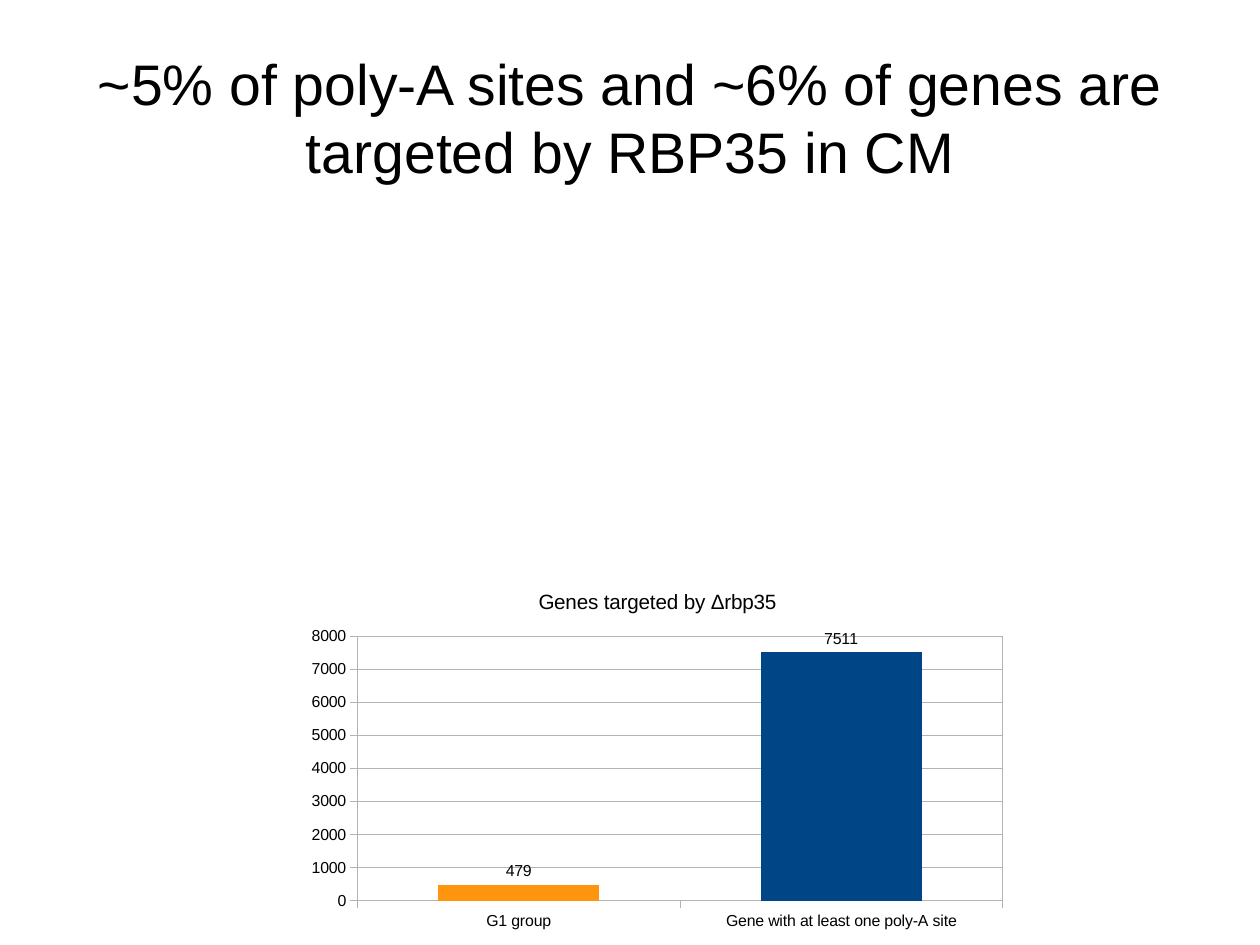
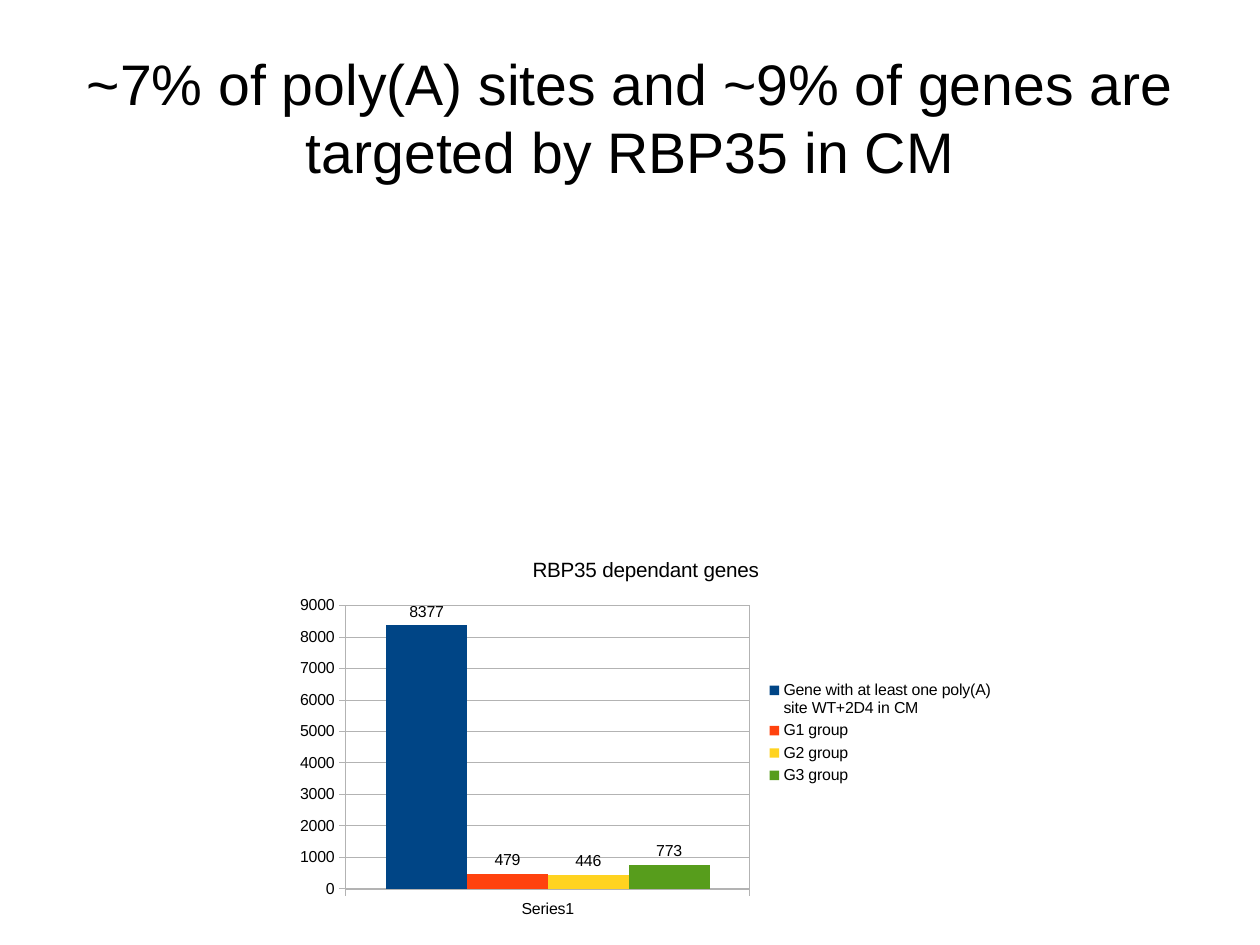
Before and after one commit to wilkinsonlab/m-oryzae-polya, a slide deck: slide 28 of doc/oryzae_presentation.odp. Drawn at 1260x945 pixels with LibreOffice and Linux fonts; fonts in the diff are those of the drawing. Boxes give left, top, right and bottom in pixels: in the first picture for what was removed or moved away, otherwise in the second. Text is boxed around its words. In the diff, an @@ line names an element or a change of style, - is before the commit and + after.

```diff
--- a/doc/oryzae_presentation.odp
+++ b/doc/oryzae_presentation.odp
@@ title at bbox=[87, 63, 1173, 184]: text changed @@
-~5% of poly-A sites and ~6% of genes are targeted by RBP35 in CM
+~7% of poly(A) sites and ~9% of genes are targeted by RBP35 in CM
@@ column chart at bbox=[286, 540, 1006, 926] @@
@@ title "Genes targeted by Δrbp35" to "RBP35 dependant genes" @@
-categories: G1 group, Gene with at least one poly-A site
+categories: 
-Series 1: 479, 7511
+Gene with at least one poly(A) site WT+2D4 in CM: 8377
@@ data labels of Gene with at least one poly(A) site WT+2D4 in CM changed @@
+G1 group: 479
+G2 group: 446
+G3 group: 773
@@ legend changed @@
@@ column chart: place and size @@
-column chart at bbox=[297, 572, 1018, 938]
+column chart at bbox=[286, 540, 1006, 926]
```
Also in this commit, not shown: 30 other slides changed, 3 slides added, 3 other files.
